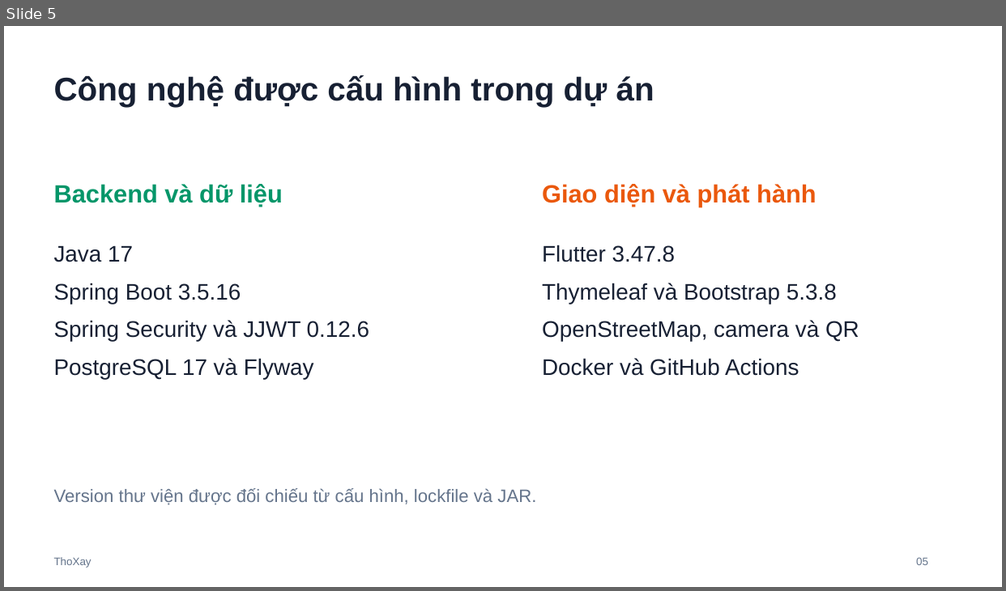
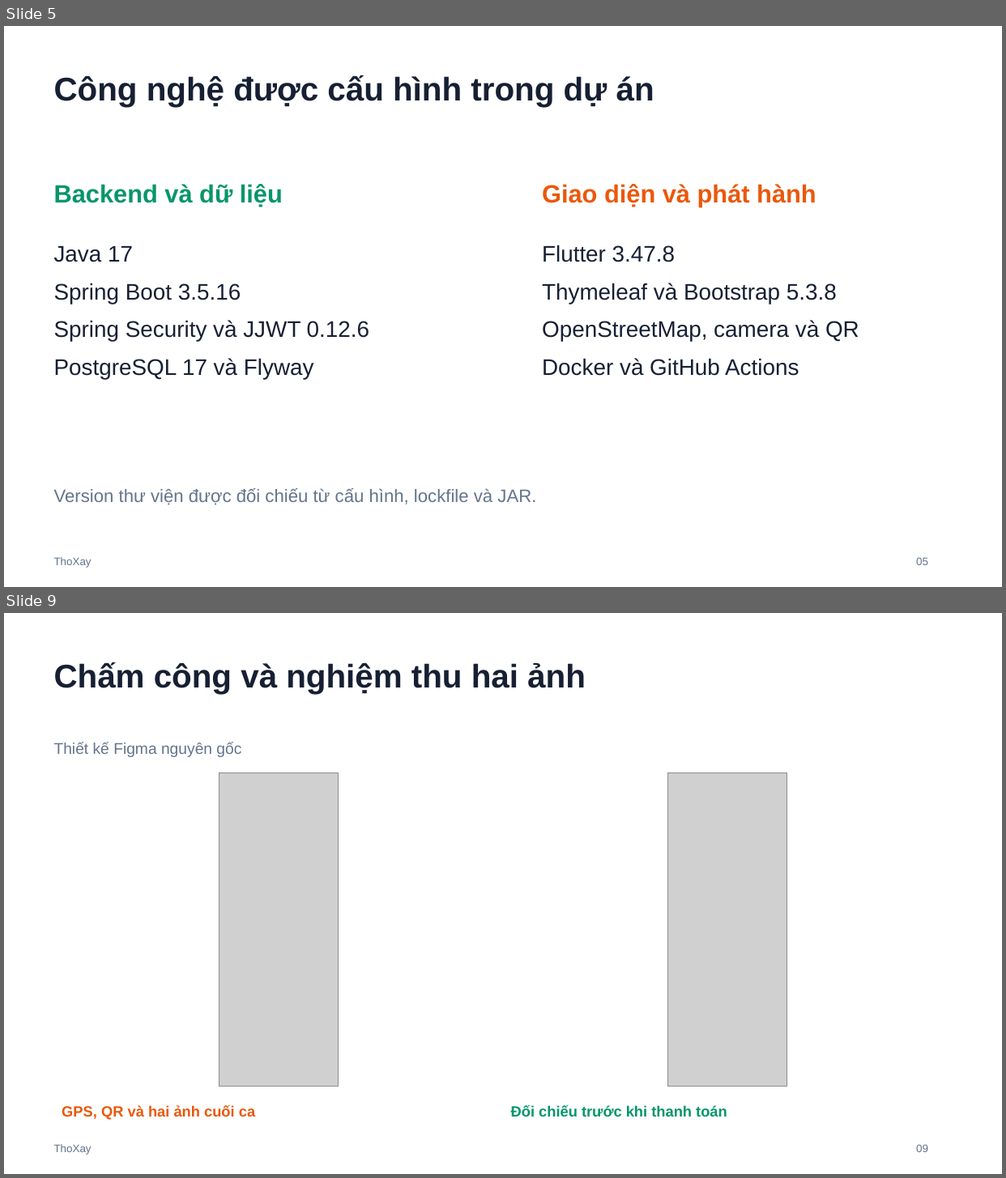
Before and after one commit to tranngocthiet2k6-ai/ThoXay, a slide deck: docs/SLIDE_BAO_VE_DO_AN.pptx. Shown one above the other, each under a label of ours: slide 5 before the commit, slides 5 and 9 after it; the slides between them are not shown. The pictures are 1006x591 and 1006x1178 pixels, drawn with LibreOffice and Linux fonts; fonts in the diff are those of the drawing; grey boxes stand for pictures. Boxes give left, top, right and bottom in pixels: in the first picture for what was removed or moved away, otherwise in the second. Text is boxed around its words. In the diff, an @@ line names an element or a change of style, - is before the commit and + after.

Commit message:
feat: cap nhat bao cao slide Figma va ho so bao ve danh so

```diff
--- a/docs/SLIDE_BAO_VE_DO_AN.pptx
+++ b/docs/SLIDE_BAO_VE_DO_AN.pptx
@@ slide 9 added at [4, 613, 1002, 1174], background #FFFFFF @@
@@ text added at [54, 662, 586, 694], 31.5 pt, text #172033, bold @@
+Chấm công và nghiệm thu hai ảnh
@@ text added at [54, 742, 241, 757], 15 pt, text #64748B @@
+Thiết kế Figma nguyên gốc
@@ picture added at [219, 773, 338, 1087] @@
@@ picture added at [668, 773, 787, 1087] @@
@@ text added at [62, 1105, 255, 1120], 14.2 pt, text #EA580C, bold @@
+GPS, QR và hai ảnh cuối ca
@@ text added at [511, 1105, 727, 1117], 14.2 pt, text #059669, bold @@
+Đối chiếu trước khi thanh toán
@@ text added at [54, 1144, 91, 1155], 10.5 pt, text #64748B @@
+ThoXay
@@ text added at [916, 1144, 928, 1152], 10.5 pt, text #64748B @@
+09
```
Also in this commit, not shown: 3 slides changed, 6 other slides added, 7 slides removed, 27 other files.
